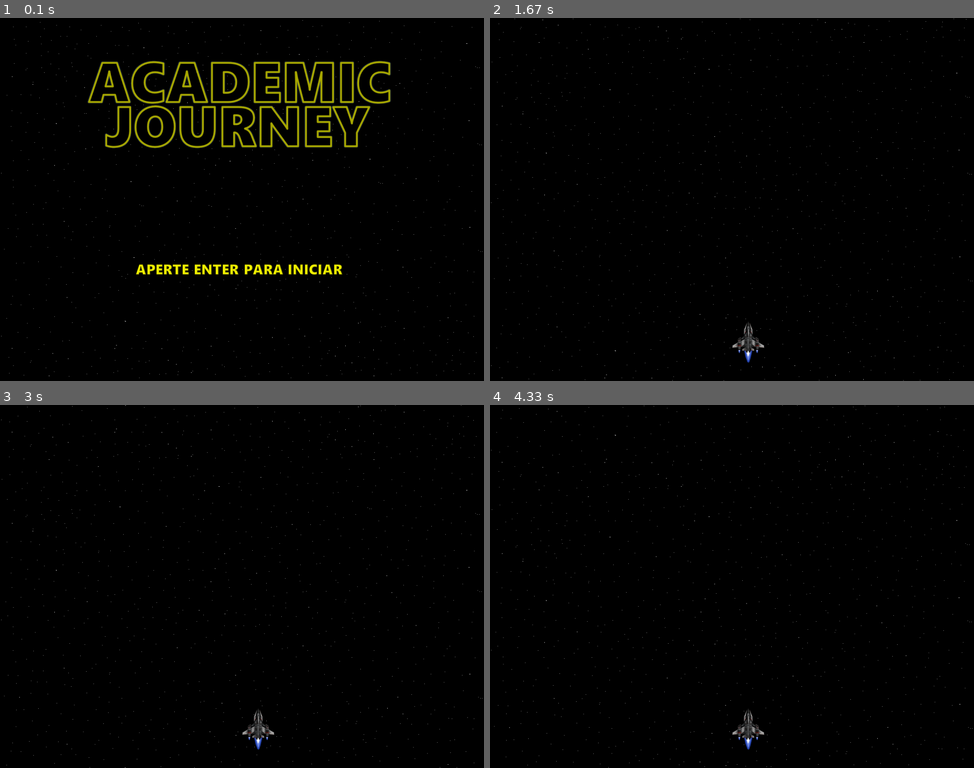
Above: before the commit, frames 1-4 (two rows, left to right).
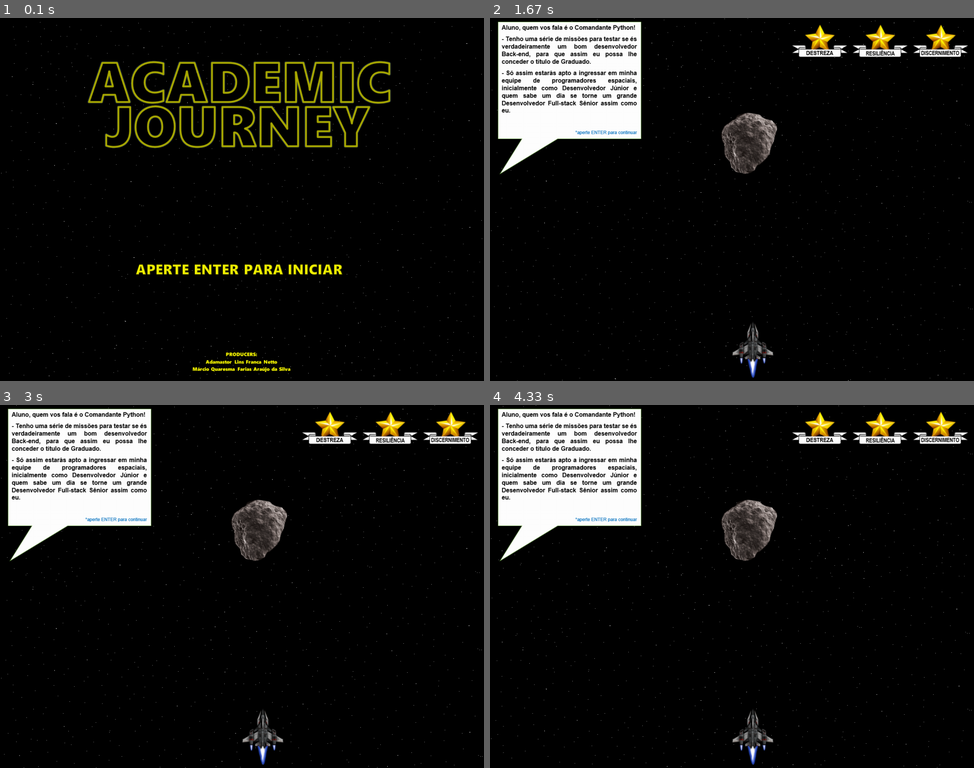
Above: after the commit, the same moments.

Repository: EpotatoJoga/jogo-academic-journey-pygame
Game: pygame game, started from main.py
Two runs of this game, one before a commit and one after it. Both use one fixed random seed, a clock stepped at 60 frames per second and the inputs below.
Inputs:
- Up to frame 1 (0.1 s): no input
- Up to frame 2 (1.67 s): tap Enter at 0.33 s
- Up to frame 3 (3 s): no input
- Up to frame 4 (4.33 s): no input

The runs differ from the first frame. In frame 1, 0.3% of the frame differs, in the area x 1-100%, y 10-100%; in frame 2, 13%; in frame 3, 13%; in frame 4, 13%, in the area x 0-100%, y 0-100%.

Commit message:
25/04/21

Diff:
--- a/game.py
+++ b/game.py
@@ -7,20 +7,31 @@
         self.bg = Obj("assets/espaco.png",0,0)
         self.bg2 = Obj("assets/espaco.png", 0, -960)
         self.nave = Obj("assets/nave1.png",640,800)
+        self.ast1 = Obj("assets/asteroide4.png",610,250)
+        self.skill1 = Obj("assets/skill1.png",1110,0)
+        self.skill2 = Obj("assets/skill2.png", 950, 0)
+        self.skill3 = Obj("assets/skill3.png", 790, 0)
+        self.dial1 = Obj("assets/dialogo1.png",0,0)
         self.change_scene = False
 
     def draw(self,window):
         self.bg.drawing(window)
         self.bg2.drawing(window)
-        self.nave.drawing((window))
+        self.nave.drawing(window)
+        self.ast1.drawing(window)
+        self.skill1.drawing(window)
+        self.skill2.drawing(window)
+        self.skill3.drawing(window)
+        self.dial1.drawing(window)
+
 
     def update(self):
         self.move_bg()
         self.nave.amin()
 
     def move_bg(self):
-        self.bg.sprite.rect[1] += 1
-        self.bg2.sprite.rect[1] += 1
+        self.bg.sprite.rect[1] += 4
+        self.bg2.sprite.rect[1] += 4
 
         if self.bg.sprite.rect[1] >= 960:
             self.bg.sprite.rect[1] = 0
--- a/main.py
+++ b/main.py
@@ -11,6 +11,7 @@
         self.menu = Menu()
         self.game = Game()
         self.loop = True
+        self.fps = pygame.time.Clock()
 
     def draw(self):
         if not self.menu.change_scene:
@@ -27,6 +28,7 @@
 
     def update(self):
         while self.loop:
+            self.fps.tick(30)
             self.draw()
             self.events()
             pygame.display.update()
--- a/obj.py
+++ b/obj.py
@@ -11,11 +11,16 @@
         self.sprite.rect[0] = x
         self.sprite.rect[1] = y
         self.frame = 1
+        self.tick = 0
 
     def drawing(self,window):
         self.group.draw(window)
 
     def amin(self):
+        self.tick += 1
+        if self.tick >= 5:
+            self.tick = 0
+            self.frame += 1
         self.frame += 1
         if self.frame > 2:
             self.frame = 1
Binary file added: assets/asteroide1.png
Binary file added: assets/asteroide2.png
Binary file added: assets/asteroide3.png
Binary file added: assets/asteroide4.png
Binary file added: assets/asteroide5.png
Binary file added: assets/asteroide6.png
Binary file added: assets/dialogo1.png
Binary file changed: assets/menu.png
Binary file changed: assets/nave1.png
Binary file changed: assets/nave2.png
Binary file added: assets/skill1.png
Binary file added: assets/skill2.png
(and 1 more such lines)
